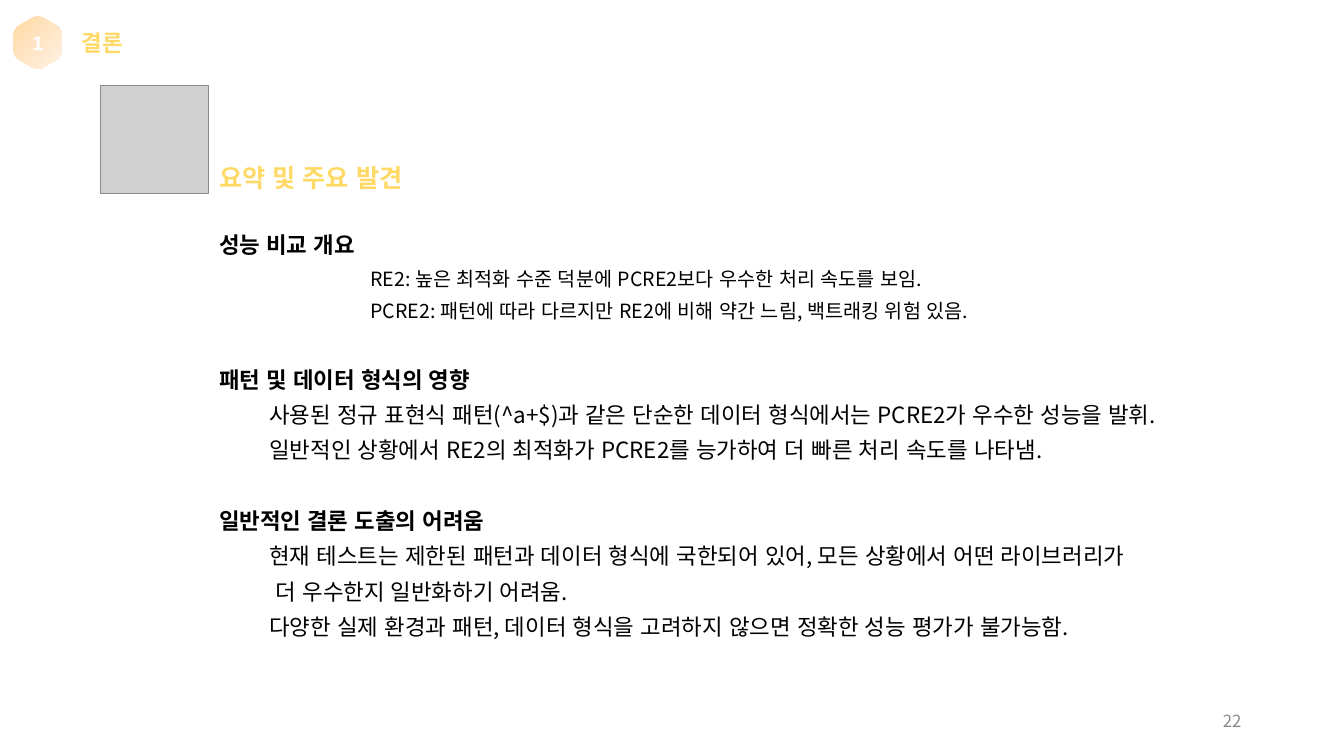
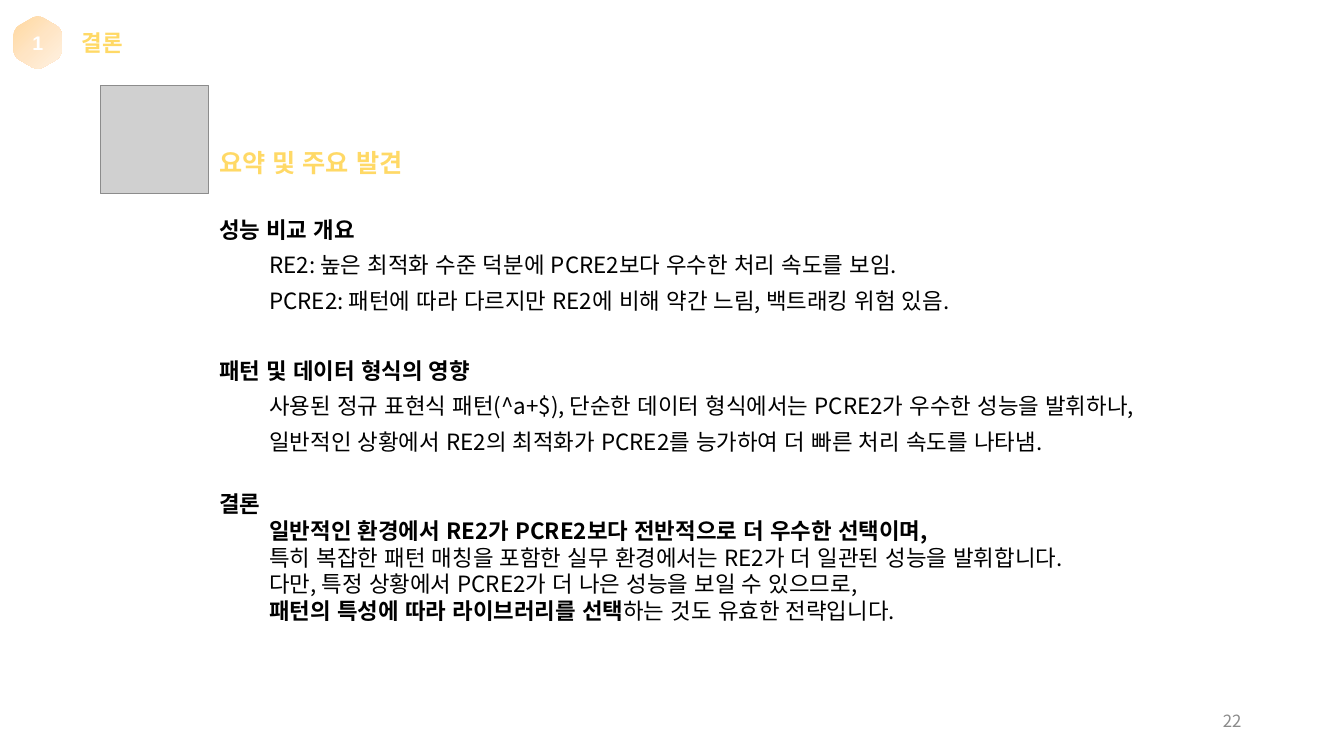
Before and after one commit to synm4/RE2-PCRE2-RegexBench, a slide deck: slide 22 of 정규표현식 라이브러리 성능 비교 (RegexBench) 프로그램 매뉴얼.pptx. Drawn at 1344x756 pixels with LibreOffice and Linux fonts; fonts in the diff are those of the drawing; grey boxes stand for pictures. Boxes give left, top, right and bottom in pixels: in the first picture for what was removed or moved away, otherwise in the second. Text is boxed around its words. In the diff, an @@ line names an element or a change of style, - is before the commit and + after.

Commit message:
powerpoint

```diff
--- a/정규표현식 라이브러리 성능 비교 (RegexBench) 프로그램 매뉴얼.pptx
+++ b/정규표현식 라이브러리 성능 비교 (RegexBench) 프로그램 매뉴얼.pptx
@@ text "요약 및 주요 발견": place and size @@
-text "요약 및 주요 발견" at bbox=[219, 166, 1155, 639]
+text "요약 및 주요 발견" at bbox=[219, 151, 1134, 621]
@@ text at bbox=[269, 254, 949, 313]: size 14 to 16 pt in "RE2: 높은 최적화 수준 덕분에 PCRE2보다 우수한 ...", "PCRE2: 패턴에 따라 다르지만 RE2에 비해 약간 ..." @@
@@ text at bbox=[269, 395, 1134, 419]: text changed @@
-  사용된 정규 표현식 패턴(^a+$)과 같은 단순한 데이터 형식에서는 PCRE2가 우수한 성능을 발휘.
+  사용된 정규 표현식 패턴(^a+$), 단순한 데이터 형식에서는 PCRE2가 우수한 성능을 발휘하나,
@@ text at bbox=[219, 493, 1062, 621]: text changed @@
-일반적인 결론 도출의 어려움
-  현재 테스트는 제한된 패턴과 데이터 형식에 국한되어 있어, 모든 상황에서 어떤 라이브러리가
-  더 우수한지 일반화하기 어려움.
-  다양한 실제 환경과 패턴, 데이터 형식을 고려하지 않으면 정확한 성능 평가가 불가능함.
+결론
+  일반적인 환경에서 RE2가 PCRE2보다 전반적으로 더 우수한 선택이며,
+  특히 복잡한 패턴 매칭을 포함한 실무 환경에서는 RE2가 더 일관된 성능을 발휘합니다.
+  다만, 특정 상황에서 PCRE2가 더 나은 성능을 보일 수 있으므로,
+  패턴의 특성에 따라 라이브러리를 선택하는 것도 유효한 전략입니다.
```
Also in this commit, not shown: 11 other slides changed.
